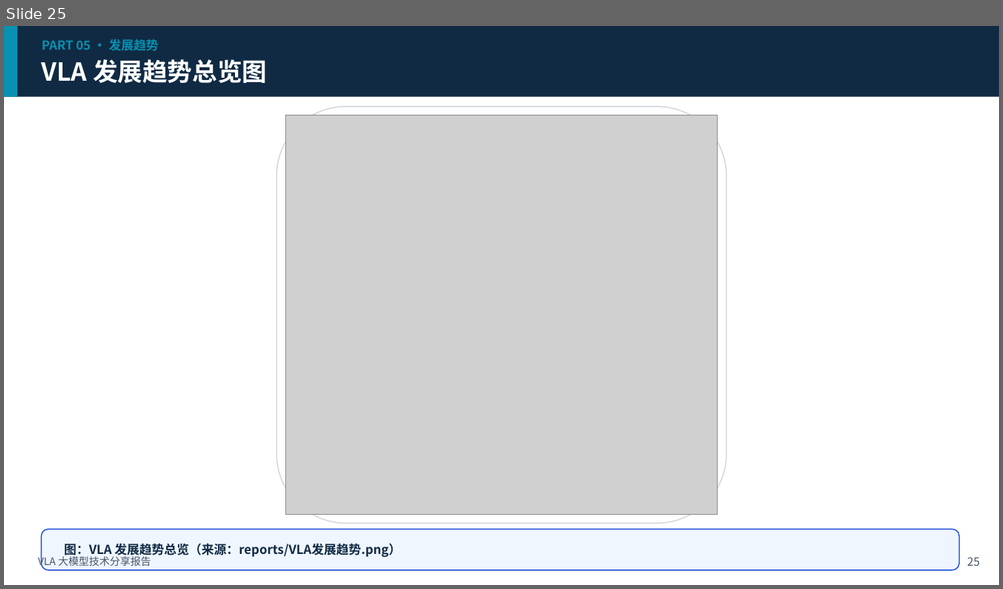
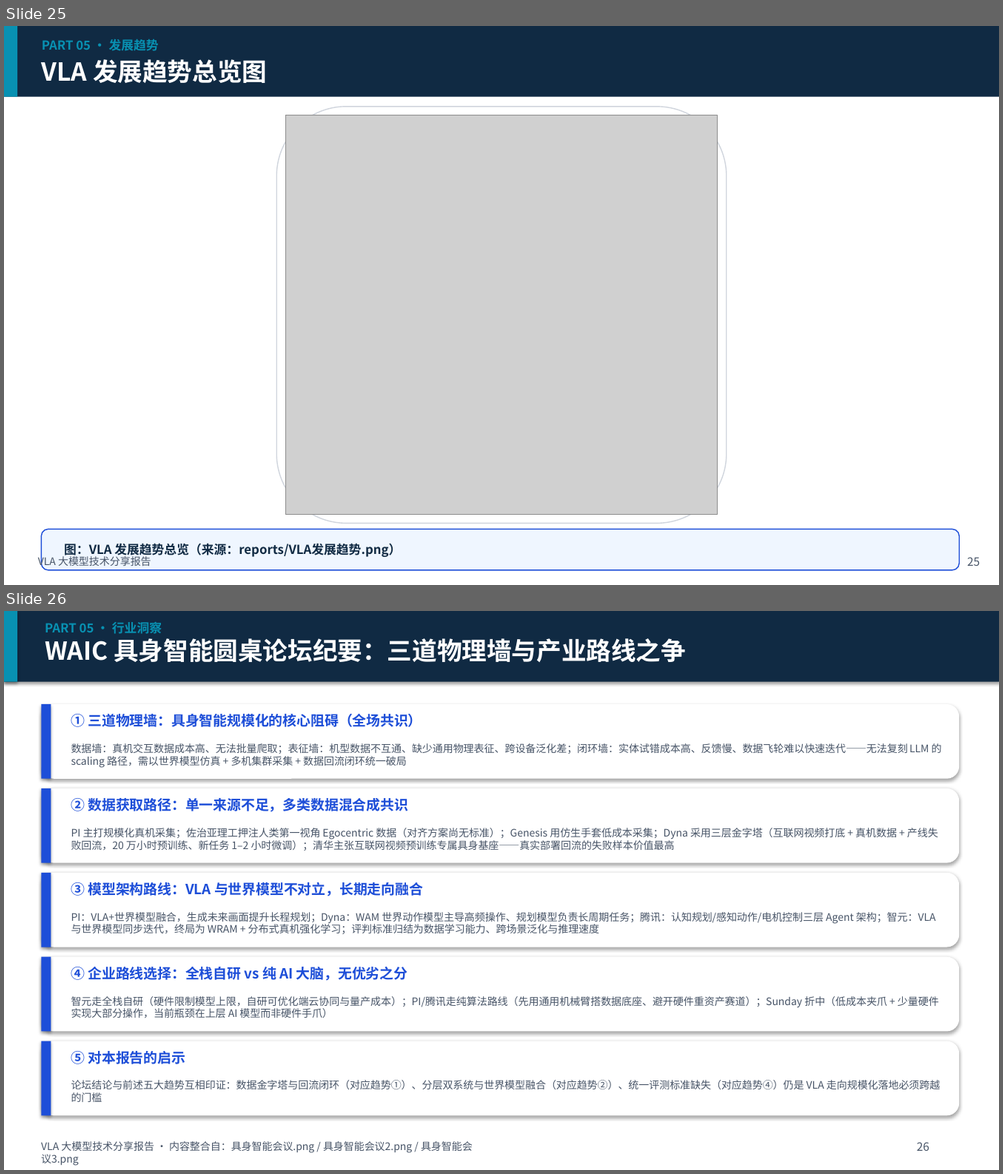
Before and after one commit to liumouyun0413/embodied-intlligence, a slide deck: reports/VLA大模型技术分享报告.pptx. Shown one above the other, each under a label of ours: slide 25 before the commit, slides 25 and 26 after it. The pictures are 1003x589 and 1003x1174 pixels, drawn with LibreOffice and Linux fonts; fonts in the diff are those of the drawing; grey boxes stand for pictures. Boxes give left, top, right and bottom in pixels: in the first picture for what was removed or moved away, otherwise in the second. Text is boxed around its words. In the diff, an @@ line names an element or a change of style, - is before the commit and + after.

```diff
--- a/reports/VLA大模型技术分享报告.pptx
+++ b/reports/VLA大模型技术分享报告.pptx
@@ slide 26 added at <box>4,611,999,1170</box>, background #FFFFFF @@
@@ rectangle added at <box>4,611,999,682</box>, fill #102A43 @@
@@ rectangle added at <box>4,611,17,682</box>, fill #0891B2 @@
@@ text added at <box>45,622,686,662</box>, 24 pt, text #FFFFFF, bold @@
+PART 05 · 行业洞察
+WAIC 具身智能圆桌论坛纪要：三道物理墙与产业路线之争
@@ rounded rectangle added at <box>41,704,959,779</box>, fill #FFFFFF @@
@@ rectangle added at <box>41,704,51,779</box>, fill #1D4ED8 @@
@@ text added at <box>71,714,422,727</box>, 13.5 pt, text #1D4ED8, bold @@
+① 三道物理墙：具身智能规模化的核心阻碍（全场共识）
@@ text added at <box>71,743,942,768</box>, 10 pt, text #475467 @@
+数据墙：真机交互数据成本高、无法批量爬取；表征墙：机型数据不互通、缺少通用物理表征、跨设备泛化差；闭环墙：实体试错成本高、反馈慢、数据飞轮难以快速迭代——无法复刻 LLM 的 scaling 路径，需以世界模型仿真 + 多机集群采集 + 数据回流闭环统一破局
@@ rounded rectangle added at <box>41,789,959,863</box>, fill #FFFFFF @@
@@ rectangle added at <box>41,789,51,863</box>, fill #1D4ED8 @@
@@ text added at <box>71,798,409,812</box>, 13.5 pt, text #1D4ED8, bold @@
+② 数据获取路径：单一来源不足，多类数据混合成共识
@@ text added at <box>71,828,938,851</box>, 10 pt, text #475467 @@
+PI 主打规模化真机采集；佐治亚理工押注人类第一视角 Egocentric 数据（对齐方案尚无标准）；Genesis 用仿生手套低成本采集；Dyna 采用三层金字塔（互联网视频打底 + 真机数据 + 产线失败回流，20 万小时预训练、新任务 1–2 小时微调）；清华主张互联网视频预训练专属具身基座——真实部署回流的失败样本价值最高
@@ rounded rectangle added at <box>41,873,959,948</box>, fill #FFFFFF @@
@@ rectangle added at <box>41,873,51,948</box>, fill #1D4ED8 @@
@@ text added at <box>71,883,423,897</box>, 13.5 pt, text #1D4ED8, bold @@
+③ 模型架构路线：VLA 与世界模型不对立，长期走向融合
@@ text added at <box>71,912,936,934</box>, 10 pt, text #475467 @@
+PI：VLA+世界模型融合，生成未来画面提升长程规划；Dyna：WAM 世界动作模型主导高频操作、规划模型负责长周期任务；腾讯：认知规划/感知动作/电机控制三层 Agent 架构；智元：VLA 与世界模型同步迭代，终局为 WRAM + 分布式真机强化学习；评判标准归结为数据学习能力、跨场景泛化与推理速度
@@ rounded rectangle added at <box>41,957,959,1032</box>, fill #FFFFFF @@
@@ rectangle added at <box>41,957,51,1032</box>, fill #1D4ED8 @@
@@ text added at <box>71,967,407,981</box>, 13.5 pt, text #1D4ED8, bold @@
+④ 企业路线选择：全栈自研 vs 纯 AI 大脑，无优劣之分
@@ text added at <box>71,997,939,1019</box>, 10 pt, text #475467 @@
+智元走全栈自研（硬件限制模型上限，自研可优化端云协同与量产成本）；PI/腾讯走纯算法路线（先用通用机械臂搭数据底座、避开硬件重资产赛道）；Sunday 折中（低成本夹爪 + 少量硬件实现大部分操作，当前瓶颈在上层 AI 模型而非硬件手爪）
@@ rounded rectangle added at <box>41,1042,959,1116</box>, fill #FFFFFF @@
@@ rectangle added at <box>41,1042,51,1116</box>, fill #1D4ED8 @@
@@ text added at <box>71,1051,186,1065</box>, 13.5 pt, text #1D4ED8, bold @@
+⑤ 对本报告的启示
@@ text added at <box>71,1080,939,1102</box>, 10 pt, text #475467 @@
+论坛结论与前述五大趋势互相印证：数据金字塔与回流闭环（对应趋势①）、分层双系统与世界模型融合（对应趋势②）、统一评测标准缺失（对应趋势④）仍是 VLA 走向规模化落地必须跨越的门槛
@@ text added at <box>41,1142,472,1166</box>, 10 pt, text #475467 @@
+VLA 大模型技术分享报告 · 内容整合自：具身智能会议.png / 具身智能会议2.png / 具身智能会议3.png
@@ text added at <box>916,1142,929,1151</box>, 11 pt, text #475467 @@
+26
```
Also in this commit, not shown: 1 slide changed.
